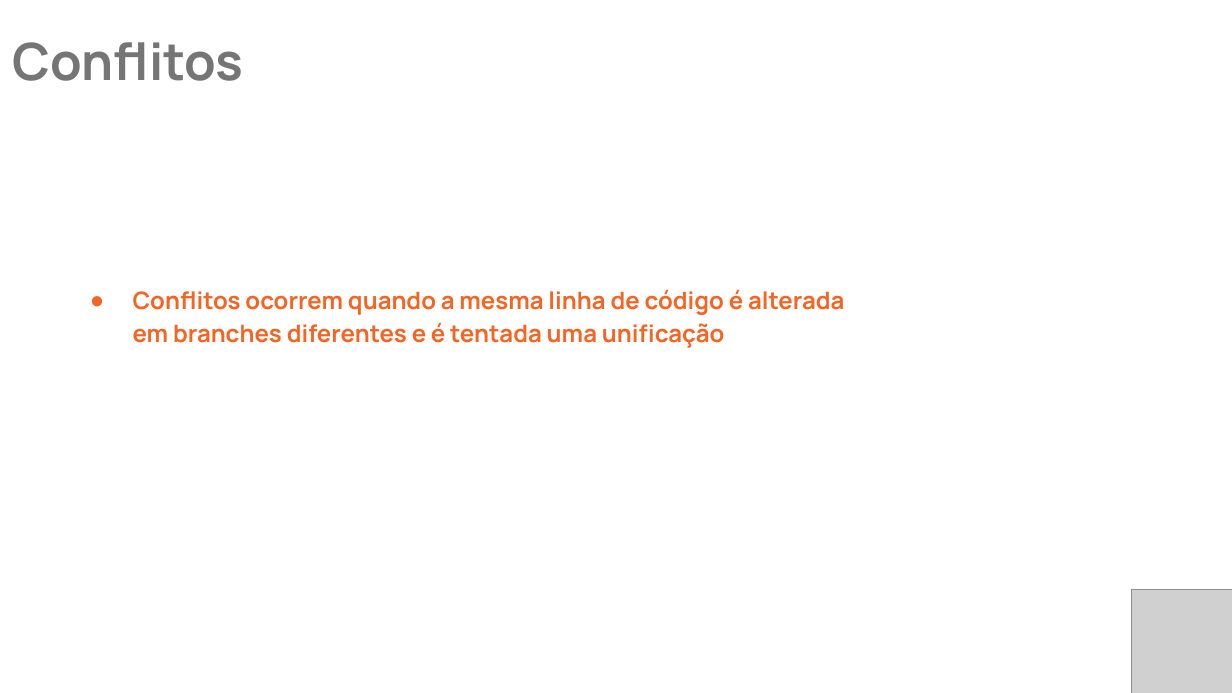
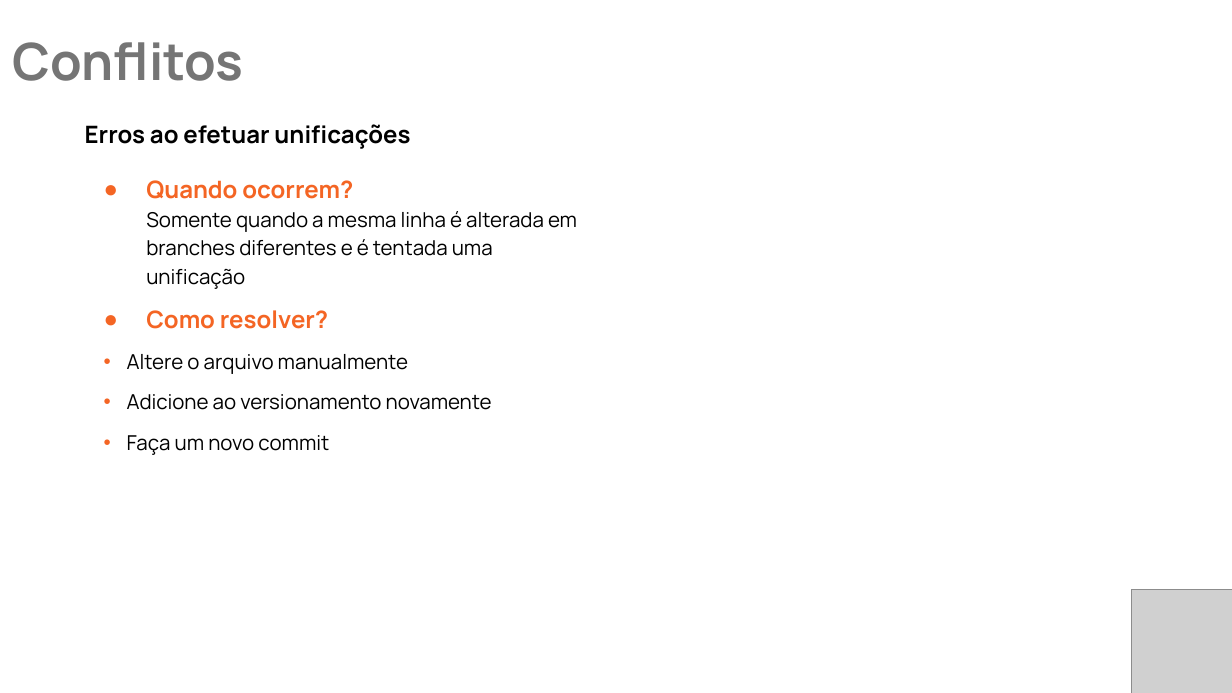
Before and after one commit to EvertonBrzozowyAlves/TreinamentoGit, a slide deck: slide 14 of Treinamento GIT.pptx. Drawn at 1232x693 pixels with LibreOffice and Linux fonts; fonts in the diff are those of the drawing; grey boxes stand for pictures. Boxes give left, top, right and bottom in pixels: in the first picture for what was removed or moved away, otherwise in the second. Text is boxed around its words. In the diff, an @@ line names an element or a change of style, - is before the commit and + after.

```diff
--- a/Treinamento GIT.pptx
+++ b/Treinamento GIT.pptx
@@ text added at (x1=85, y1=124, x2=577, y2=455), 12 pt, text #000000 @@
+Erros ao efetuar unificações
+● Quando ocorrem?
+  Somente quando a mesma linha é alterada em branches diferentes e é tentada uma unificação
+● Como resolver?
+    • Altere o arquivo manualmente
+    • Adicione ao versionamento novamente
+    • Faça um novo commit
@@ text removed at (x1=133, y1=289, x2=844, y2=348) @@
-● Conflitos ocorrem quando a mesma linha de código é alterada em branches diferentes e é tentada uma unificação
```
Also in this commit, not shown: 4 other slides changed, 1 slide added, 1 other file.
